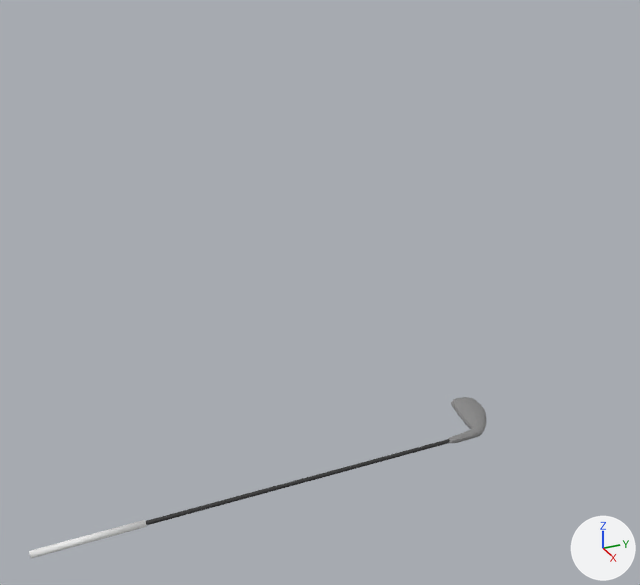
Two versions of the glTF model assets/models/club.glb, one commit apart.
Camera for both pictures: a 50 mm camera at (31.2, -20.7, 25.0) aimed at (-0.5, -6.4, 9.1). The axes (+X, +Y, +Z) are drawn at lower right. The lights are the same throughout. Where no turn or scale is listed for an object, it has been applied to the vertices. Vertices at the same position are counted once.
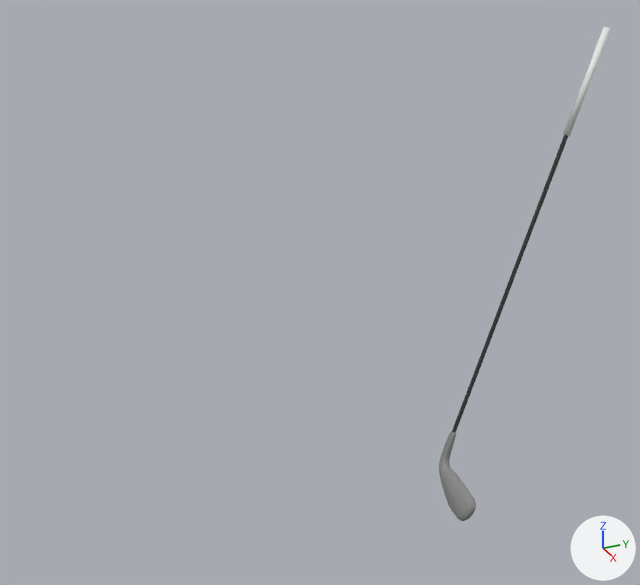
Where the newer file only moved an object's origin or applied its transform, the numbers keep the older frame.

What changed in the scene script:
```text
Change me_cylinder_001:
    where me_cylinder_001.from_pydata(...)  # 128 vertices, 251 faces; spans x -0.1..0.1, y -16.9..1.0, z -0.1..0.1
    used by ob_cylinder; location = (0.05, 0.0, -0.03)
    me_cylinder_001 part 2: the whole mesh is multiplied about its middle by the matrix ((-1.0, 0.0, 0.0), (0.0, -0.319, -0.948), (0.0, -0.948, 0.319)), then moved by (-0.1, 11.3, 8.3)
Change me_mesh:
    where me_mesh.from_pydata(...)  # 266 vertices, 528 faces; spans x -1.94..2.39, y -1.01..0.94, z -0.17..0.47
    used by ob_beziercurve; location = (-1.36, 2.33, 0.1); rotation_euler = (-3.142, -0.00513, -0.601), in degrees (-180, -0.3, -34)
    me_mesh part 1: the whole mesh is multiplied about its middle by the matrix ((-0.825, 0.565, -0.004), (0.179, 0.269, 0.946), (0.536, 0.78, -0.323)), then moved by (0.93, 0.07, -1.58)
Change me_cylinder:
    where me_cylinder.from_pydata(...)  # 64 vertices, 124 faces; spans x -0.16..0.16, y -11.55..-6.71, z -0.16..0.16
    used by ob_cylinder_001; location = (0.04, -8.19, -0.04)
    me_cylinder part 3: the whole mesh is multiplied about its middle by the matrix ((-1.0, 0.0, 0.0), (0.0, -0.319, -0.948), (0.0, -0.948, 0.319)), then moved by (-0.09, 23.64, 17.16)
Change ob_beziercurve:
    ob_beziercurve.location: (-1.36, 2.33, 0.1) -> (0.0, 0.06, 0.03)
    ob_beziercurve.rotation_euler: (-3.142, -0.00513, -0.601) -> (0.00761, 0.0, 0.0)  # degrees (-180, -0.3, -34) -> degrees (0.4, 0, 0)
```

Changed parts and their boxes [x1, y1, x2, y2] in the pictures (640 x 585 px):
'Cylinder', reshaped (62% narrower, 243% taller): before [146, 439, 450, 525]; after [452, 135, 568, 432]
'BezierCurve', reshaped, moved, turned: before [448, 397, 486, 443]; after [439, 431, 476, 521]
'Cylinder.001', reshaped (59% narrower, 182% taller): before [29, 520, 147, 558]; after [563, 27, 611, 136]
